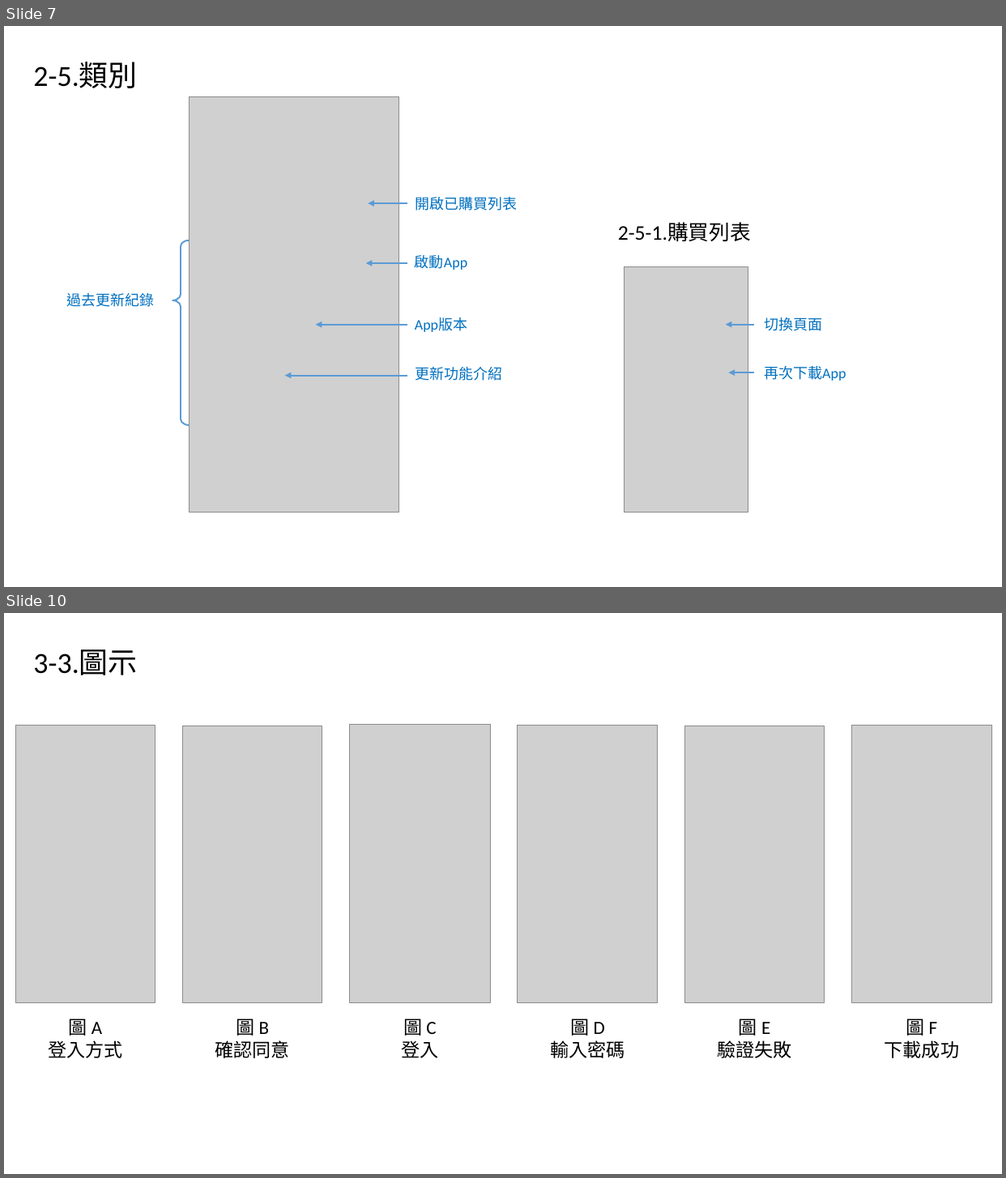
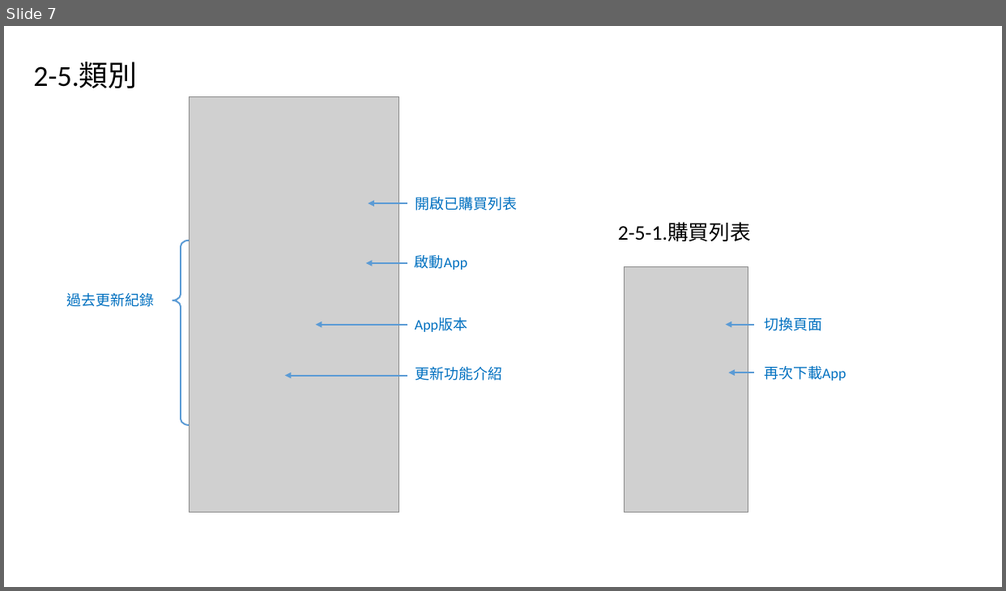
Before and after one commit to amyfu1998/APP_HK, a slide deck: wk6/ios設計.pptx. Shown one above the other, each under a label of ours: slides 7 and 10 before the commit, slide 7 after it; the slides between them are not shown. The pictures are 1006x1178 and 1006x591 pixels, drawn with LibreOffice and Linux fonts; fonts in the diff are those of the drawing; grey boxes stand for pictures. Boxes give left, top, right and bottom in pixels: in the first picture for what was removed or moved away, otherwise in the second. Text is boxed around its words. In the diff, an @@ line names an element or a change of style, - is before the commit and + after.

```diff
--- a/wk6/ios設計.pptx
+++ b/wk6/ios設計.pptx
@@ slide 10 removed at <box>4,613,1002,1174</box>, background #FFFFFF @@
@@ text removed at <box>33,649,137,675</box> @@
-3-3.圖示
@@ picture removed at <box>15,726,155,1003</box> @@
@@ picture removed at <box>183,726,322,1003</box> @@
@@ picture removed at <box>350,724,491,1003</box> @@
@@ picture removed at <box>518,726,658,1003</box> @@
@@ picture removed at <box>685,726,825,1003</box> @@
@@ picture removed at <box>852,726,992,1003</box> @@
@@ text removed at <box>48,1019,122,1059</box> @@
-圖 A
-登入方式
@@ text removed at <box>215,1019,289,1059</box> @@
-圖 B
-確認同意
@@ text removed at <box>401,1019,438,1059</box> @@
-圖 C
-登入
@@ text removed at <box>550,1019,624,1059</box> @@
-圖 D
-輸入密碼
@@ text removed at <box>717,1019,791,1059</box> @@
-圖 E
-驗證失敗
@@ text removed at <box>884,1019,959,1059</box> @@
-圖 F
-下載成功
```
Also in this commit, not shown: 3 slides changed.
